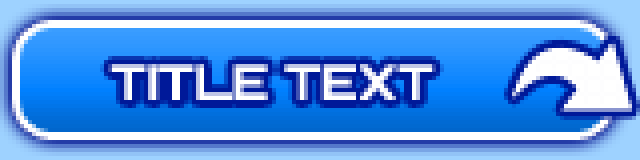
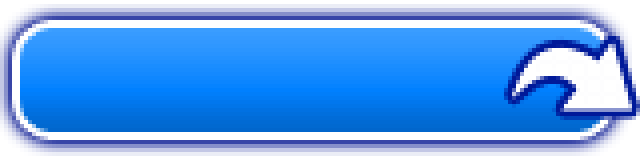
Comparing the layer stacks of the two 640x160 images. Changes:
hid "TITLE TEXT" over [108,64,436,100]
hid "Background" over [0,0,640,160]
